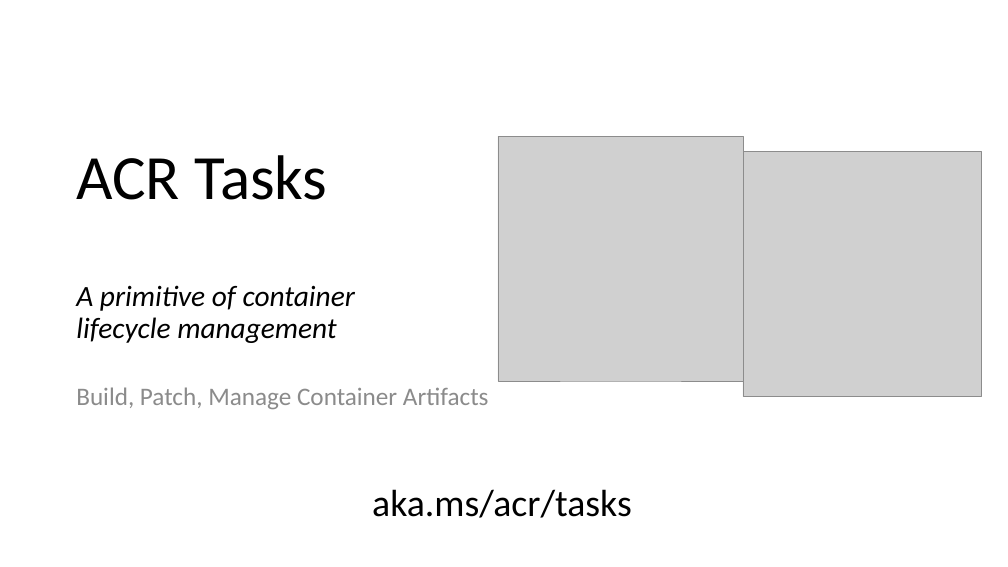
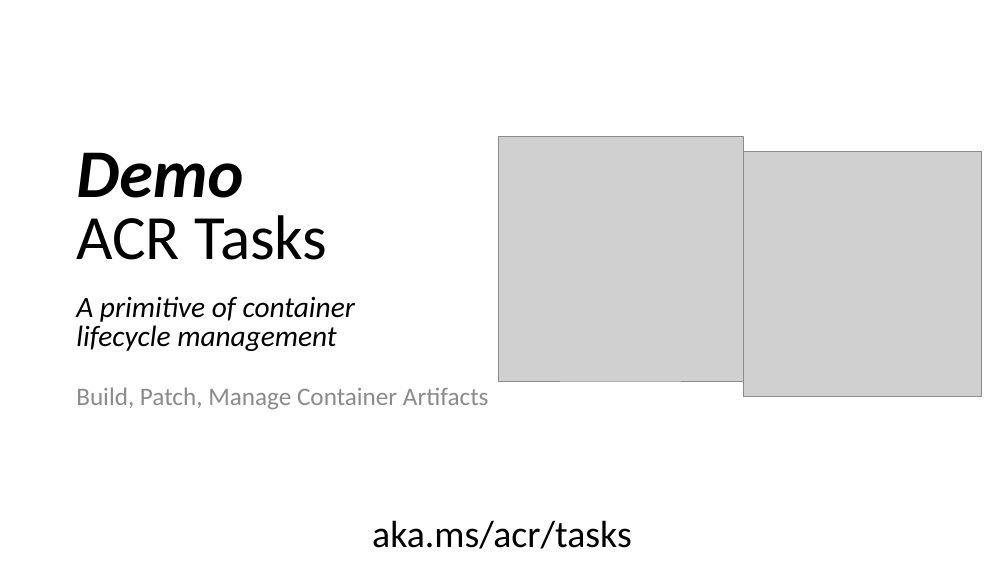
Before and after one commit to SteveLasker/Presentations, a slide deck: slide 15 of CloudContainersLive/CloudContainersLive19-OSandFxPatching.pptx. Drawn at 1008x567 pixels with LibreOffice and Linux fonts; fonts in the diff are those of the drawing; grey boxes stand for pictures; background and template pictures are left out. Boxes give left, top, right and bottom in pixels: in the first picture for what was removed or moved away, otherwise in the second. Text is boxed around its words. In the diff, an @@ line names an element or a change of style, - is before the commit and + after.

Commit message:
Deck Updates

```diff
--- a/CloudContainersLive/CloudContainersLive19-OSandFxPatching.pptx
+++ b/CloudContainersLive/CloudContainersLive19-OSandFxPatching.pptx
@@ text at [76, 152, 243, 198]: paragraph added @@
+Demo
@@ text at [76, 215, 355, 351]: line spacing 0.9 to 0.8 @@
@@ text "aka.ms/acr/tasks": place and size @@
-text "aka.ms/acr/tasks" at [372, 489, 632, 518]
+text "aka.ms/acr/tasks" at [372, 520, 632, 549]
```
Also in this commit, not shown: 1 other slide changed, 1 slide added, 1 slide removed, 1 other file.
